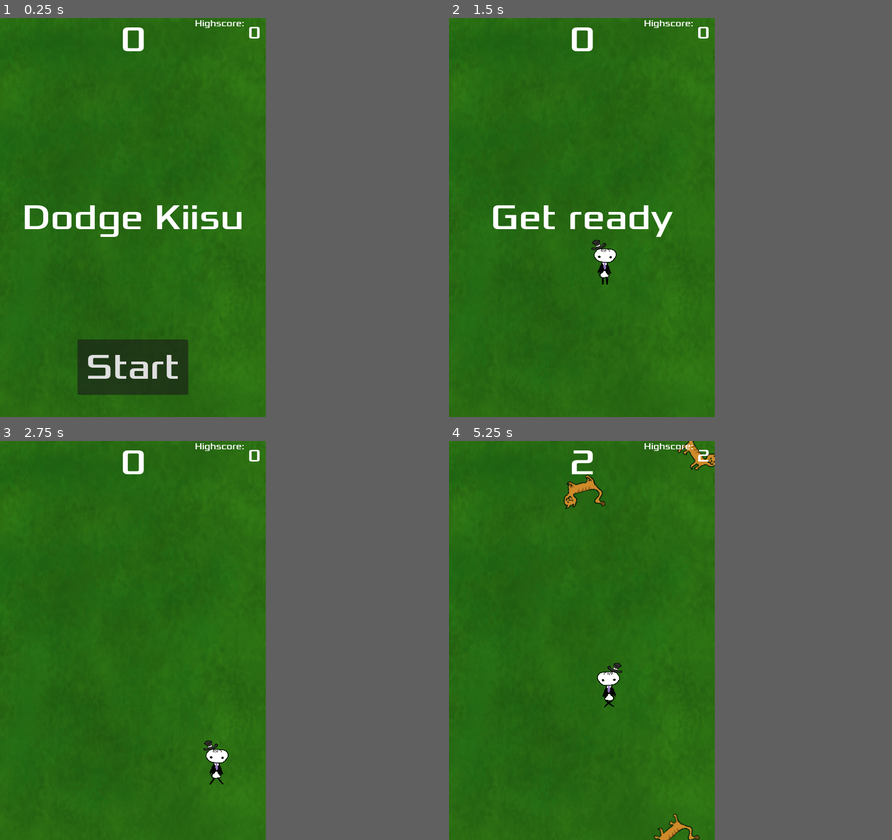
Above: before the commit, frames 1-4 (two rows, left to right).
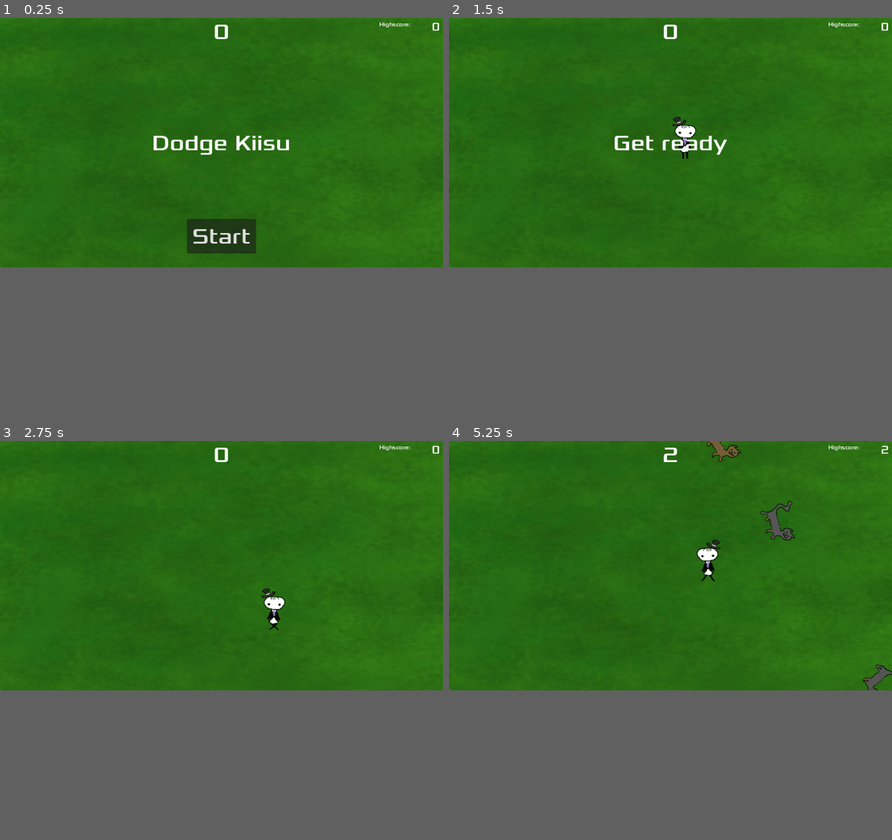
Above: after the commit, the same moments.

Repository: ebistu/dis-guys-a-cat-allergic
Game: Godot game, scene res://main.tscn
Same seed, same stepped clock (60 frames per second), same inputs: the game is played once before the commit and once after it.
Inputs:
- Up to frame 1 (0.25 s): no input
- Up to frame 2 (1.5 s): click "Start" at 0.5 s; tap Enter at 1.25 s; hold D (move_right) from 1.28 s (still down)
- Up to frame 3 (2.75 s): release D (move_right) at 2.03 s; hold S (move_down) from 2.03 s (still down)
- Up to frame 4 (5.25 s): release S (move_down) at 2.78 s; hold D (move_right) 2.78-3.53 s; hold W (move_up) 3.53-4.28 s; hold A (move_left) from 4.28 s (still down)
The window is 480x720 before the commit and 800x450 after it. Grey fills any space a smaller window leaves; there, only what the larger window draws over its background counts as a difference.

The runs differ from the first frame. In frame 1, 26% of the frame differs, in the area x 0-100%, y 0-100%; in frame 2, 2.4%; in frame 3, 1.0%; in frame 4, 2.5%.

Commit message:
implemented some suggestions

Diff:
--- a/characters/kiisu.tscn
+++ b/characters/kiisu.tscn
@@ -1,27 +1,87 @@
-[gd_scene load_steps=7 format=3 uid="uid://d1jhm84o0h2ti"]
+[gd_scene load_steps=16 format=3 uid="uid://d1jhm84o0h2ti"]
 
-[ext_resource type="Texture2D" uid="uid://dpqcmxlf8jf10" path="res://textures/kiisu.png" id="1_g4lxb"]
 [ext_resource type="Script" path="res://scripts/kiisu.gd" id="1_xm0xp"]
-[ext_resource type="Texture2D" uid="uid://bg3ygshyft7h7" path="res://textures/kiisukävely1.png" id="2_6lynu"]
-[ext_resource type="Texture2D" uid="uid://dnijx0njf0ae5" path="res://textures/kiisukävely2.png" id="3_55kd0"]
+[ext_resource type="Texture2D" uid="uid://cppq3wq4kynrq" path="res://textures/cat_black/mustakiisu.png" id="2_o3lbp"]
+[ext_resource type="Texture2D" uid="uid://dpqcmxlf8jf10" path="res://textures/cat_orange/kiisu.png" id="2_v46um"]
+[ext_resource type="Texture2D" uid="uid://bg3ygshyft7h7" path="res://textures/cat_orange/kiisukävely1.png" id="3_kcw7g"]
+[ext_resource type="Texture2D" uid="uid://bgkv6rlwnhqpx" path="res://textures/cat_black/mustakiisukävely1.png" id="3_wyllu"]
+[ext_resource type="Texture2D" uid="uid://poqk6mnilhli" path="res://textures/cat_black/mustakiisukävely2.png" id="4_2a4mb"]
+[ext_resource type="Texture2D" uid="uid://dnijx0njf0ae5" path="res://textures/cat_orange/kiisukävely2.png" id="4_osdgq"]
+[ext_resource type="Texture2D" uid="uid://rfuen5jwfjhj" path="res://textures/browncat/ruskeakiisu.png" id="5_cox3v"]
+[ext_resource type="Texture2D" uid="uid://bxbm5ppbsfng2" path="res://textures/browncat/ruskeakiisukävely1.png" id="6_c1fo6"]
+[ext_resource type="Texture2D" uid="uid://js6ciwyed0ly" path="res://textures/browncat/ruskeakiisukävely2.png" id="7_m1h6y"]
+[ext_resource type="Texture2D" uid="uid://c8y2reucqeiy7" path="res://textures/cat_white/valkoinenkiisu.png" id="11_a1658"]
+[ext_resource type="Texture2D" uid="uid://ckqrtocry7nko" path="res://textures/cat_white/valkoinenkiisukävely1.png" id="12_tfcxq"]
+[ext_resource type="Texture2D" uid="uid://luihba6yh5jc" path="res://textures/cat_white/valkoinenkiisukävely2.png" id="13_fbbkx"]
 
 [sub_resource type="SpriteFrames" id="SpriteFrames_tpjfg"]
 animations = [{
 "frames": [{
 "duration": 1.0,
-"texture": ExtResource("1_g4lxb")
+"texture": ExtResource("2_o3lbp")
 }, {
 "duration": 1.0,
-"texture": ExtResource("2_6lynu")
+"texture": ExtResource("3_wyllu")
 }, {
 "duration": 1.0,
-"texture": ExtResource("1_g4lxb")
+"texture": ExtResource("2_o3lbp")
 }, {
 "duration": 1.0,
-"texture": ExtResource("3_55kd0")
+"texture": ExtResource("4_2a4mb")
 }],
 "loop": true,
-"name": &"walk",
+"name": &"walk_black",
+"speed": 5.0
+}, {
+"frames": [{
+"duration": 1.0,
+"texture": ExtResource("5_cox3v")
+}, {
+"duration": 1.0,
+"texture": ExtResource("6_c1fo6")
+}, {
+"duration": 1.0,
+"texture": ExtResource("5_cox3v")
+}, {
+"duration": 1.0,
+"texture": ExtResource("7_m1h6y")
+}],
+"loop": true,
+"name": &"walk_brown",
+"speed": 5.0
+}, {
+"frames": [{
+"duration": 1.0,
+"texture": ExtResource("2_v46um")
+}, {
+"duration": 1.0,
+"texture": ExtResource("3_kcw7g")
+}, {
+"duration": 1.0,
+"texture": ExtResource("2_v46um")
+}, {
+"duration": 1.0,
+"texture": ExtResource("4_osdgq")
+}],
+"loop": true,
+"name": &"walk_orange",
+"speed": 5.0
+}, {
+"frames": [{
+"duration": 1.0,
+"texture": ExtResource("11_a1658")
+}, {
+"duration": 1.0,
+"texture": ExtResource("12_tfcxq")
+}, {
+"duration": 1.0,
+"texture": ExtResource("11_a1658")
+}, {
+"duration": 1.0,
+"texture": ExtResource("13_fbbkx")
+}],
+"loop": true,
+"name": &"walk_white",
 "speed": 5.0
 }]
 
@@ -35,14 +95,17 @@
 script = ExtResource("1_xm0xp")
 
 [node name="AnimatedSprite2D" type="AnimatedSprite2D" parent="."]
+position = Vector2(8, -32)
+scale = Vector2(1.5, 1.5)
 sprite_frames = SubResource("SpriteFrames_tpjfg")
-animation = &"walk"
+animation = &"walk_black"
+speed_scale = 4.0
 flip_h = true
 metadata/_edit_group_ = true
 
 [node name="CollisionShape2D" type="CollisionShape2D" parent="."]
-position = Vector2(-5, 17)
 rotation = 1.5708
+scale = Vector2(1.5, 1.5)
 shape = SubResource("CapsuleShape2D_quk48")
 
 [node name="VisibleOnScreenNotifier2D" type="VisibleOnScreenNotifier2D" parent="." groups=["mobs"]]
--- a/characters/player.tscn
+++ b/characters/player.tscn
@@ -1,28 +1,33 @@
 [gd_scene load_steps=7 format=3 uid="uid://dfnotq3vj8s2q"]
 
 [ext_resource type="Script" path="res://scripts/player.gd" id="1_7maw3"]
-[ext_resource type="Texture2D" uid="uid://q6o3c4ind1fp" path="res://textures/dis guy.png" id="2_7ktfy"]
-[ext_resource type="Texture2D" uid="uid://dbdb3kq2nu1pk" path="res://textures/dis guy_walk1.png" id="3_3v0v5"]
-[ext_resource type="Texture2D" uid="uid://hkonuvf1so4n" path="res://textures/dis guy_walk2.png" id="4_ocqu1"]
+[ext_resource type="Texture2D" uid="uid://q6o3c4ind1fp" path="res://textures/player/dis guy.png" id="2_7ktfy"]
+[ext_resource type="Texture2D" uid="uid://dbdb3kq2nu1pk" path="res://textures/player/dis guy_walk1.png" id="3_3v0v5"]
+[ext_resource type="Texture2D" uid="uid://hkonuvf1so4n" path="res://textures/player/dis guy_walk2.png" id="4_ocqu1"]
 
 [sub_resource type="SpriteFrames" id="SpriteFrames_bl6cp"]
 animations = [{
 "frames": [{
 "duration": 1.0,
 "texture": ExtResource("2_7ktfy")
+}],
+"loop": true,
+"name": &"default",
+"speed": 5.0
 }, {
+"frames": [{
 "duration": 1.0,
-"texture": ExtResource("3_3v0v5")
+"texture": ExtResource("4_ocqu1")
 }, {
 "duration": 1.0,
 "texture": ExtResource("2_7ktfy")
 }, {
 "duration": 1.0,
-"texture": ExtResource("4_ocqu1")
+"texture": ExtResource("3_3v0v5")
 }],
 "loop": true,
 "name": &"walk",
-"speed": 4.0
+"speed": 3.0
 }]
 
 [sub_resource type="CapsuleShape2D" id="CapsuleShape2D_umxen"]
@@ -35,12 +40,14 @@
 metadata/_edit_group_ = true
 
 [node name="AnimatedSprite2D" type="AnimatedSprite2D" parent="."]
+scale = Vector2(1.5, 1.5)
 sprite_frames = SubResource("SpriteFrames_bl6cp")
 animation = &"walk"
-frame_progress = 0.765702
+speed_scale = 3.0
 
 [node name="CollisionShape2D" type="CollisionShape2D" parent="."]
 position = Vector2(1, -3)
+scale = Vector2(1.5, 1.5)
 shape = SubResource("CapsuleShape2D_umxen")
 
 [connection signal="body_entered" from="." to="." method="_on_body_entered"]
--- a/hud.tscn
+++ b/hud.tscn
@@ -21,12 +21,16 @@
 vertical_alignment = 1
 
 [node name="Message" type="Label" parent="."]
-anchors_preset = 4
+anchors_preset = 8
+anchor_left = 0.5
 anchor_top = 0.5
+anchor_right = 0.5
 anchor_bottom = 0.5
+offset_left = -240.0
 offset_top = -79.5
-offset_right = 480.0
+offset_right = 240.0
 offset_bottom = 79.5
+grow_horizontal = 2
 grow_vertical = 2
 theme_override_fonts/font = ExtResource("2_qe6ru")
 theme_override_font_sizes/font_size = 64
@@ -36,9 +40,10 @@
 autowrap_mode = 2
 
 [node name="highscoreText" type="Label" parent="."]
-offset_left = 352.0
-offset_right = 540.0
-offset_bottom = 39.0
+offset_left = 1096.0
+offset_top = 8.0
+offset_right = 1284.0
+offset_bottom = 47.0
 theme_override_fonts/font = ExtResource("2_qe6ru")
 theme_override_font_sizes/font_size = 16
 text = "Highscore: "
--- a/main.tscn
+++ b/main.tscn
@@ -3,22 +3,22 @@
 [ext_resource type="PackedScene" uid="uid://dfnotq3vj8s2q" path="res://characters/player.tscn" id="1_87dgs"]
 [ext_resource type="Script" path="res://scripts/main.gd" id="1_d83gi"]
 [ext_resource type="PackedScene" uid="uid://d1jhm84o0h2ti" path="res://characters/kiisu.tscn" id="2_pfmpc"]
-[ext_resource type="Texture2D" uid="uid://cegoryewnnrtx" path="res://textures/ground.png" id="3_k75g5"]
+[ext_resource type="Texture2D" uid="uid://cegoryewnnrtx" path="res://textures/environment/ground.png" id="3_k75g5"]
 [ext_resource type="PackedScene" uid="uid://terc54jg7ob3" path="res://hud.tscn" id="4_eqsg4"]
 
 [sub_resource type="Curve2D" id="Curve2D_bdtwc"]
 _data = {
-"points": PackedVector2Array(0, 0, 0, 0, 0, 0, 0, 0, 0, 0, 480, 0, 0, 0, 0, 0, 480, 720, 0, 0, 0, 0, 0, 720, 0, 0, 0, 0, 0, 0)
+"points": PackedVector2Array(0, 0, 0, 0, 0, 0, 0, 0, 0, 0, 1304, 0, 0, 0, 0, 0, 1304, 360, 0, 0, 0, 0, 1304, 720, 0, 0, 0, 0, 0, 720, 0, 0, 0, 0, 0, 0)
 }
-point_count = 5
+point_count = 6
 
 [node name="Main" type="Node"]
 script = ExtResource("1_d83gi")
 mob_scene = ExtResource("2_pfmpc")
 
 [node name="Sprite2D" type="Sprite2D" parent="."]
-position = Vector2(249, 373)
-scale = Vector2(0.558, 0.79)
+position = Vector2(624, 376)
+scale = Vector2(1.342, 0.79)
 texture = ExtResource("3_k75g5")
 
 [node name="MobTimer" type="Timer" parent="."]
@@ -31,9 +31,10 @@
 one_shot = true
 
 [node name="StartPosition" type="Marker2D" parent="."]
-position = Vector2(240, 450)
+position = Vector2(640, 360)
 
 [node name="MobPath" type="Path2D" parent="."]
+position = Vector2(-16, -8)
 curve = SubResource("Curve2D_bdtwc")
 
 [node name="MobSpawnLocation" type="PathFollow2D" parent="MobPath"]
--- a/project.godot
+++ b/project.godot
@@ -17,7 +17,7 @@
 
 [display]
 
-window/size/viewport_width=480
+window/size/viewport_width=1280
 window/size/viewport_height=720
 window/stretch/mode="canvas_items"
 
--- a/scripts/kiisu.gd
+++ b/scripts/kiisu.gd
@@ -1,9 +1,11 @@
 extends RigidBody2D
+
 
 
 # Called when the node enters the scene tree for the first time.
 func _ready():
-	$AnimatedSprite2D.play("walk")
+	var kiisu_types = $AnimatedSprite2D.sprite_frames.get_animation_names()
+	$AnimatedSprite2D.play(kiisu_types[randi() % kiisu_types.size()])
 
 
 # Called every frame. 'delta' is the elapsed time since the previous frame.
--- a/scripts/player.gd
+++ b/scripts/player.gd
@@ -32,6 +32,10 @@
 		$AnimatedSprite2D.animation = "walk"
 		$AnimatedSprite2D.flip_v = false
 		$AnimatedSprite2D.flip_h = velocity.x < 0
+	elif velocity.y != 0:
+		$AnimatedSprite2D.animation = "walk"
+	else:
+		$AnimatedSprite2D.animation = "default"
 	#elif velocity.y != 0:
 		#$AnimatedSprite2D.animation = "up"
 		#$AnimatedSprite2D.flip_v = velocity.y > 0
Binary file added: textures/browncat/ruskeakiisu.png
Not shown, changed: textures/browncat/ruskeakiisu.png.import
Binary file added: textures/browncat/ruskeakiisukävely1.png
Not shown, added: textures/browncat/ruskeakiisukävely1.png.import
Binary file added: textures/browncat/ruskeakiisukävely2.png
Not shown, changed: textures/browncat/ruskeakiisukävely2.png.import
Binary file added: textures/cat_black/mustakiisu.png
Not shown, added: textures/cat_black/mustakiisu.png.import
Binary file added: textures/cat_black/mustakiisukävely1.png
Not shown, added: textures/cat_black/mustakiisukävely1.png.import
Binary file added: textures/cat_black/mustakiisukävely2.png
Not shown, added: textures/cat_black/mustakiisukävely2.png.import
(and 20 more such lines)
